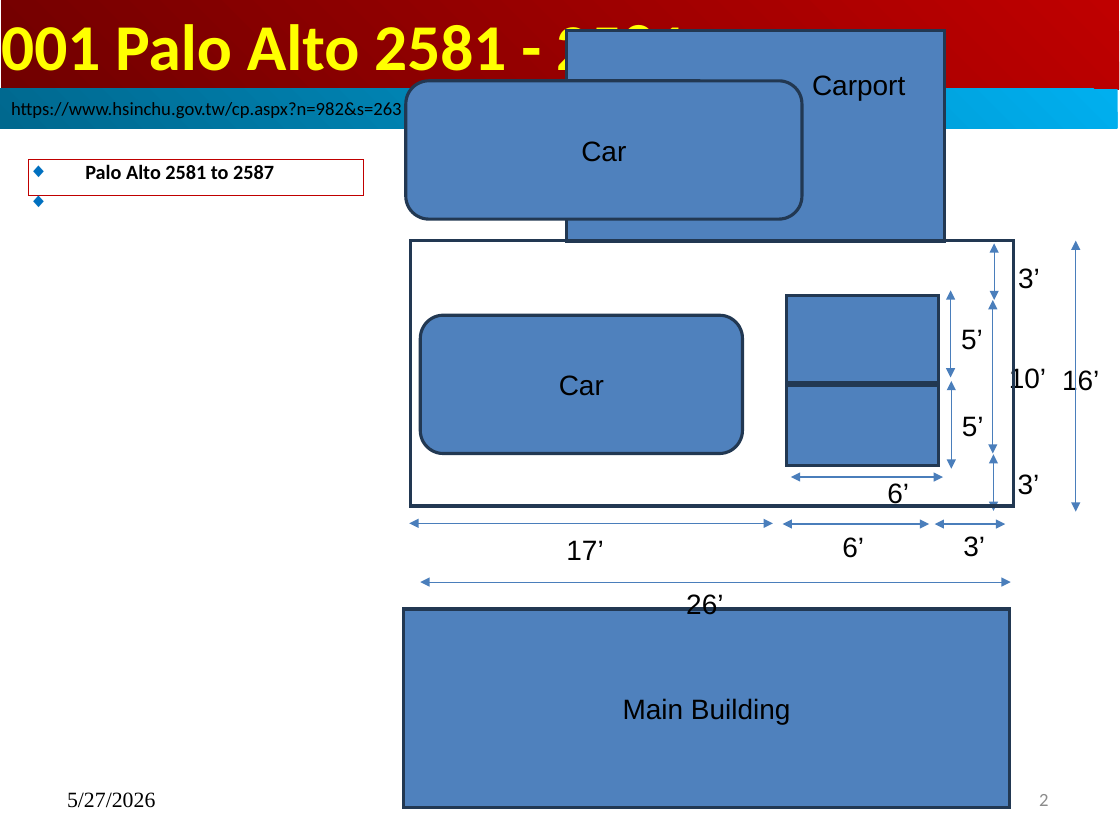
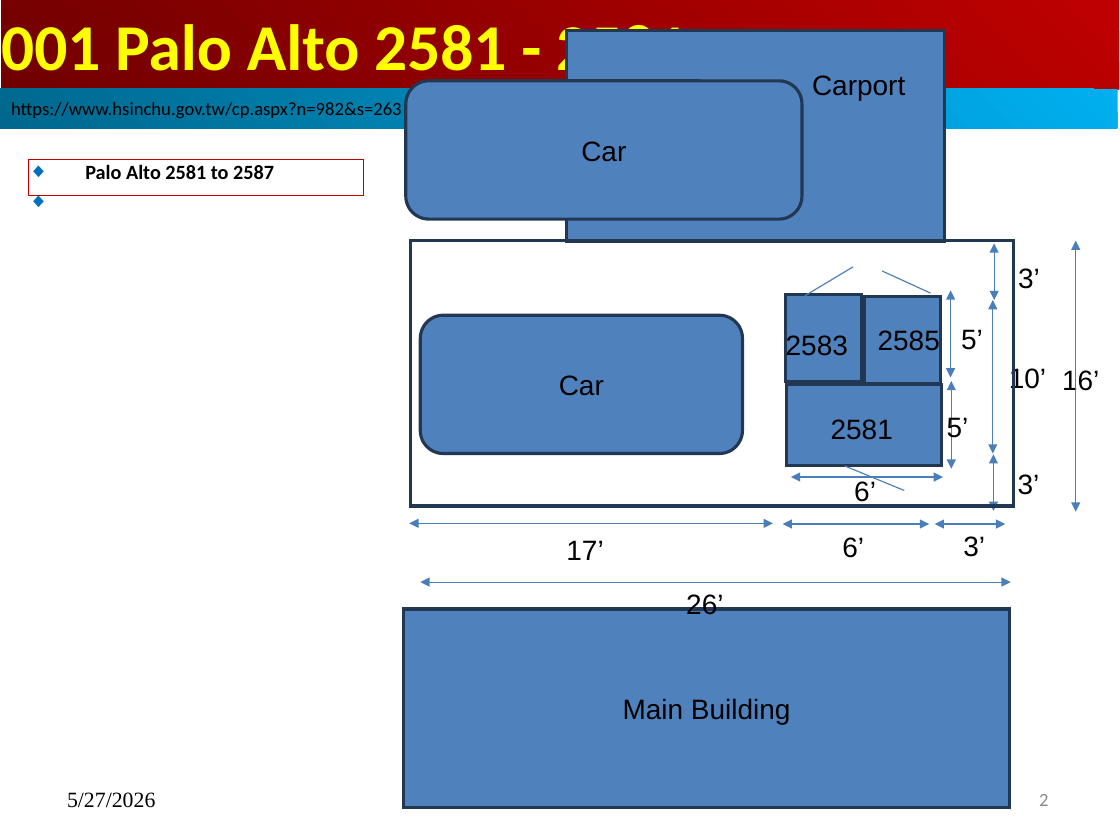
Before and after one commit to peterhchen/1000_Family, a slide deck: slide 2 of Palo_Alto_2581/000_PaloAlto_Shed.pptx. Drawn at 1120x840 pixels with LibreOffice and Linux fonts; fonts in the diff are those of the drawing. Boxes give left, top, right and bottom in pixels: in the first picture for what was removed or moved away, otherwise in the second. Text is boxed around its words. In the diff, an @@ line names an element or a change of style, - is before the commit and + after.

```diff
--- a/Palo_Alto_2581/000_PaloAlto_Shed.pptx
+++ b/Palo_Alto_2581/000_PaloAlto_Shed.pptx
@@ line added from (805, 296) to (853, 267), #4B7EBC 0.75 pt @@
@@ rectangle: place and size @@
-rectangle at [786,296,939,383]
+rectangle at [785,295,861,382]
@@ rectangle added at [865,297,941,384], fill #4F81BD, outline #233953 2 pt @@
@@ line added from (931, 293) to (883, 271), #4B7EBC 0.75 pt @@
@@ text added at [878,329,940,356], 18 pt, text #000000 @@
+2585
@@ text added at [786,333,848,360], 18 pt, text #000000 @@
+2583
@@ rectangle: place and size @@
-rectangle at [786,385,937,466]
+rectangle at [786,384,941,466]
@@ text added at [831,419,893,440], 18 pt, text #000000 @@
+2581
@@ text "5’’" rewrapped from [962,416,990,437] to [947,415,975,442] @@
@@ text "26’’": place and size @@
-text "26’’" at [872,483,916,508]
+text "26’’" at [839,479,883,506]
@@ line added from (844, 466) to (904, 491), #4B7EBC 0.75 pt @@
```
